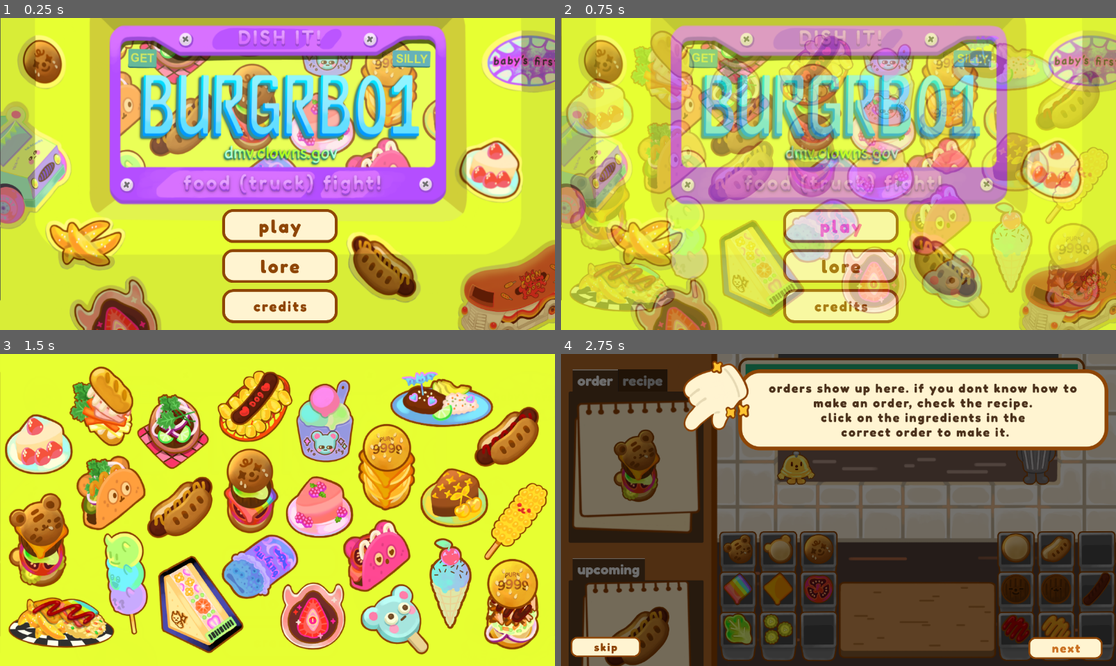
Above: before the commit, frames 1-4 (two rows, left to right).
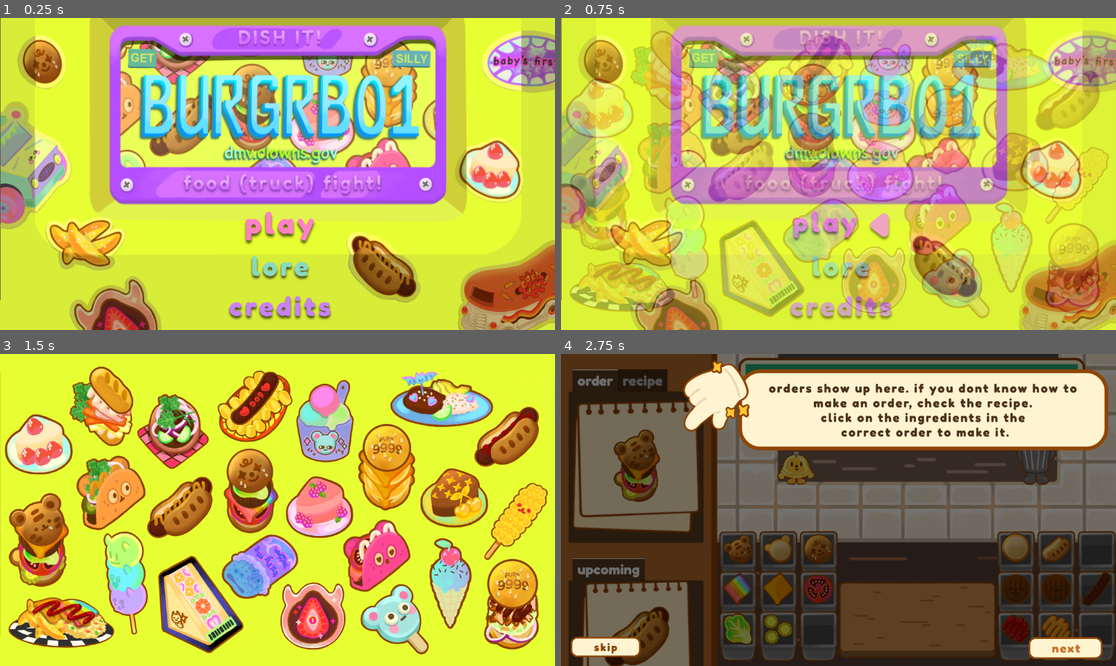
Above: after the commit, the same moments.

Repository: Gus700/FoodTruckBattles
Game: Godot game, scene res://scenes/SceneSwitcher.tscn
Same seed, same stepped clock (60 frames per second), same inputs: the game is played once before the commit and once after it.
Inputs (mouse positions are in pixels of both pictures, inside the frame that each line leads up to; where the layout moved, square brackets give the same spot in the first picture):
- Up to frame 1 (0.25 s): no input
- Up to frame 2 (0.75 s): click (838, 223) [838, 227] at 0.5 s
- Up to frame 3 (1.5 s): click (277, 559) [277, 563] at 1.25 s
- Up to frame 4 (2.75 s): click "Next Step" at 2 s

The runs differ from the first frame. In frame 1, 6.7% of the frame differs, in the area x 39-61%, y 61-98%; in frame 2, 6.6%; in frame 3, less than 0.1%; in frame 4, nothing differs.

Commit message:
new menu buttons!

Diff:
--- a/assets/correct.svg
+++ /dev/null
@@ -1,12 +0,0 @@
-<svg xmlns="http://www.w3.org/2000/svg" width="169.599" height="128.265" viewBox="0 0 169.599 128.265">
-  <g id="Group_138" data-name="Group 138" transform="translate(-436.492 -567.499)">
-    <g id="Group_134" data-name="Group 134" transform="translate(451.5 582.5)">
-      <path id="Line_1" data-name="Line 1" d="M43,43a5.976,5.976,0,0,1-3.911-1.452l-43-37a6,6,0,0,1-.635-8.462,6,6,0,0,1,8.462-.635l43,37A6,6,0,0,1,43,43Z" transform="translate(6 55.264)" fill="#bbff5d" stroke="#1fe62b" stroke-linecap="round" stroke-width="30"/>
-      <path id="Line_2" data-name="Line 2" d="M.3,92.264a6.4,6.4,0,0,1-4.316-1.652,5.929,5.929,0,0,1-.27-8.592L79.7-4.088a6.462,6.462,0,0,1,8.9-.26,5.929,5.929,0,0,1,.27,8.592L4.886,90.351A6.393,6.393,0,0,1,.3,92.264Z" transform="translate(49 6)" fill="#bbff5d" stroke="#1fe62b" stroke-linecap="round" stroke-width="30" opacity="0.997"/>
-    </g>
-    <g id="Group_137" data-name="Group 137" transform="translate(451.5 582.5)">
-      <path id="Line_1-2" data-name="Line 1" d="M43,43a5.976,5.976,0,0,1-3.911-1.452l-43-37a6,6,0,0,1-.635-8.462,6,6,0,0,1,8.462-.635l43,37A6,6,0,0,1,43,43Z" transform="translate(6 55.264)" fill="#bbff5d"/>
-      <path id="Line_2-2" data-name="Line 2" d="M.3,92.264a6.4,6.4,0,0,1-4.316-1.652,5.929,5.929,0,0,1-.27-8.592L79.7-4.088a6.462,6.462,0,0,1,8.9-.26,5.929,5.929,0,0,1,.27,8.592L4.886,90.351A6.393,6.393,0,0,1,.3,92.264Z" transform="translate(49 6)" fill="#bbff5d" opacity="0.997"/>
-    </g>
-  </g>
-</svg>
--- a/scenes/MainMenu.tscn
+++ b/scenes/MainMenu.tscn
@@ -1,14 +1,17 @@
-[gd_scene load_steps=11 format=3 uid="uid://cv3tnjlpim0ks"]
+[gd_scene load_steps=14 format=3 uid="uid://cv3tnjlpim0ks"]
 
 [ext_resource type="Script" path="res://scripts/SceneManager/scene.gd" id="1_cgfym"]
 [ext_resource type="Script" path="res://scripts/SceneManager/ChangeSceneButton.gd" id="2_64bw0"]
 [ext_resource type="Texture2D" uid="uid://b8hic22n1a631" path="res://assets/backgrounds/cover.png" id="2_ito7d"]
 [ext_resource type="Texture2D" uid="uid://dtrctt0ob146j" path="res://assets/UI_buttons/play.png" id="3_dky2o"]
+[ext_resource type="Texture2D" uid="uid://dk5vyxowylb0m" path="res://assets/UI_buttons/play_pressed.png" id="4_cm7ht"]
 [ext_resource type="Texture2D" uid="uid://chb8m61qyeywj" path="res://assets/UI_buttons/play_hover.png" id="4_y10lx"]
 [ext_resource type="Texture2D" uid="uid://x6gaq2ljw0gv" path="res://assets/UI_buttons/lore.png" id="5_gdpgf"]
 [ext_resource type="Texture2D" uid="uid://7e8s2gt7u2jq" path="res://assets/UI_buttons/lore_hover.png" id="6_yigwo"]
 [ext_resource type="Texture2D" uid="uid://cdwu4sogxaegd" path="res://assets/UI_buttons/credits.png" id="7_ysxlo"]
+[ext_resource type="Texture2D" uid="uid://61casoppoy6r" path="res://assets/UI_buttons/lore_pressed.png" id="8_i40w5"]
 [ext_resource type="Texture2D" uid="uid://p3vh0jwsrr3e" path="res://assets/UI_buttons/credits_hover.png" id="8_mmh0j"]
+[ext_resource type="Texture2D" uid="uid://dgu6tndwrp0l1" path="res://assets/UI_buttons/credits_pressed.png" id="11_loqfu"]
 
 [sub_resource type="LabelSettings" id="LabelSettings_8faaw"]
 font_size = 33
@@ -76,8 +79,8 @@
 layout_mode = 2
 size_flags_vertical = 3
 texture_normal = ExtResource("3_dky2o")
+texture_pressed = ExtResource("4_cm7ht")
 texture_hover = ExtResource("4_y10lx")
-ignore_texture_size = true
 stretch_mode = 5
 script = ExtResource("2_64bw0")
 dest = "LevelTutorial"
@@ -87,6 +90,7 @@
 layout_mode = 2
 size_flags_vertical = 3
 texture_normal = ExtResource("5_gdpgf")
+texture_pressed = ExtResource("8_i40w5")
 texture_hover = ExtResource("6_yigwo")
 ignore_texture_size = true
 stretch_mode = 5
@@ -98,6 +102,7 @@
 layout_mode = 2
 size_flags_vertical = 3
 texture_normal = ExtResource("7_ysxlo")
+texture_pressed = ExtResource("11_loqfu")
 texture_hover = ExtResource("8_mmh0j")
 ignore_texture_size = true
 stretch_mode = 5
Binary file added: assets/UI_buttons/back_pressed.png
Not shown, changed: assets/UI_buttons/back_pressed.png.import
Binary file changed: assets/UI_buttons/credits.png
Binary file changed: assets/UI_buttons/credits_hover.png
Binary file added: assets/UI_buttons/credits_pressed.png
Not shown, added: assets/UI_buttons/credits_pressed.png.import
Binary file changed: assets/UI_buttons/lore.png
Binary file changed: assets/UI_buttons/lore_hover.png
Binary file added: assets/UI_buttons/lore_pressed.png
Not shown, added: assets/UI_buttons/lore_pressed.png.import
Binary file changed: assets/UI_buttons/play.png
Binary file changed: assets/UI_buttons/play_hover.png
(and 11 more such lines)
